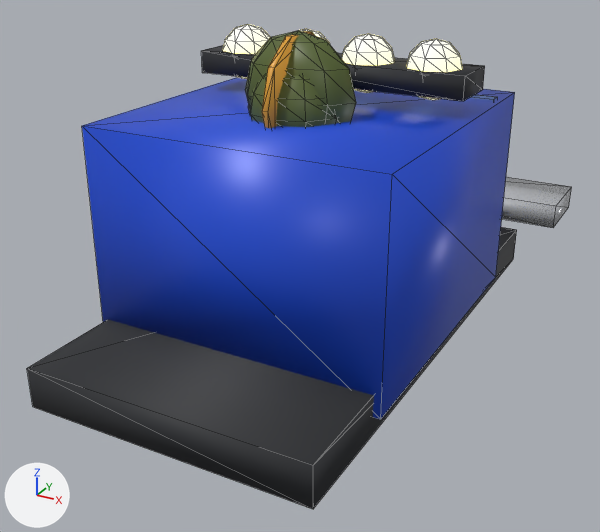
The glTF model assets-src/cars/monster/monster_raw.glb: old version first, new version second.
Rendered twice from a 50 mm lens placed at (1.31, -2.49, 1.74), pointed at (-0.05, -0.03, 0.51). The axes (+X, +Y, +Z) are drawn at lower left. The lights are the same throughout. The picture after the commit comes second. Mesh edges are drawn as thin lines.

Objects in the first picture: 'Monster'.
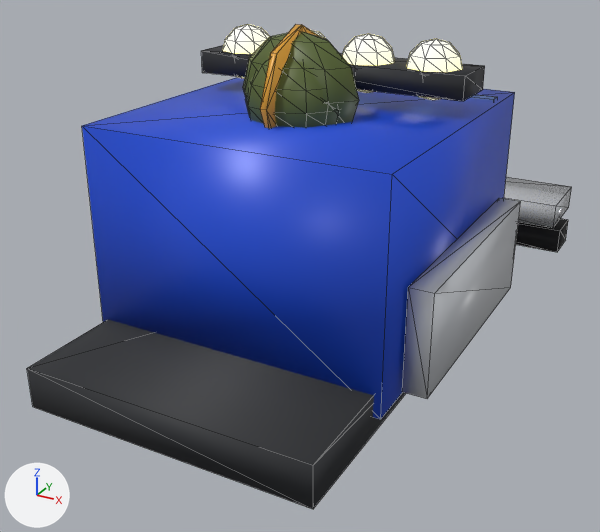
Diff of the bpy script that builds the scene:
```diff
--- a/assets-src/cars/monster/monster_raw.glb.py
+++ b/assets-src/cars/monster/monster_raw.glb.py
@@ me_monster @@
-me_monster.from_pydata(...)  # 430 vertices, 796 faces; spans x -0.65..0.65, y -0.95..1.27, z 0.28..1.37
+me_monster.from_pydata(...)  # 466 vertices, 848 faces; spans x -0.68..0.68, y -0.95..1.27, z 0.28..1.38
+# me_monster part 1: a new loose piece, a box spanning x 0.54..0.62, y -0.45..0.45, z 0.375..0.725, in mat_trim (light grey #c9ccd1)
+# me_monster part 2: a new loose piece, a box spanning x -0.68..0.68, y 1.0..1.16, z 0.33..0.43, in mat_rubber (black #0a0b0e)
+# me_monster part 3: a new loose piece, a UV sphere (10 segments, 8 rings, poles along z) spanning x -0.17..0.17, y -0.3..0.06, z 0.96..1.32, in mat_pilot (dark green #55642c)
+# me_monster part 4: a new loose piece, an 8-sided cylinder along x spanning x -0.011..0.011, y -0.345..0.105, z 0.933..1.383, in mat_trim_001 (orange #e0a030)
+# me_monster part 5
+# 147 vertices are removed from x -0.21..0.21, y -0.34..0.1, z 0.78..1.35
+# 284 faces are deleted
+# 36 vertices in x -0.07..0.07, y -0.05..0.01, z 1.13..1.19 move by (0.0, 0.0, -0.01)
+# 8 vertices in x -0.07..0.07, y -0.01, z 1.13..1.19 move by (0.0, 0.01, -0.01)
+# 6 vertices in x -0.07..0.07, y -0.05..-0.03, z 1.14..1.16 move by (0.0, -0.01, -0.01)
+# 4 vertices in x -0.07..0.07, y -0.03, z 1.17 move by (0.0, -0.01, 0.0)
+# 10 vertices move from x -0.07..0.07, y -0.05..0.01, z 1.13..1.17 to x -0.07..0.07, y -0.05..0.01, z 1.11..1.17
+# 39 vertices are added at x -0.22..0.22, y -0.25..0.01, z 0.97..1.34
+# 80 new faces join them, mat_pilot (dark green #55642c)
+# other edits to the shape of me_monster do not show in these pictures
 me_monster.materials.append(mat_matte)
@@ me_monster @@
 me_monster.materials.append(mat_trim_001)
-me_monster.materials.append(mat_matte_001)  # dark green #3d4a22
-me_monster.materials.append(mat_matte_002)  # black #111111
+me_monster.materials.append(mat_trim)  # light grey #c9ccd1
+me_monster.materials.append(mat_rubber)  # black #0a0b0e
+me_monster.materials.append(mat_glass_001)  # dark blue #1a2838
+me_monster.materials.append(mat_rubber_001)  # black #0a0a0a
```

Location of each change, [x1, y1, x2, y2] in pixels of the pictures (600 x 532 px):
part 1 of me_monster, added
    after: [402, 198, 521, 399]
part 2 of me_monster, added
    after: [516, 218, 568, 252]
part 3 of me_monster, added
    after: [245, 59, 339, 128]
part 4 of me_monster, added
    after: [260, 24, 320, 128]
part 5 of me_monster, built on
    before: [245, 30, 356, 128]
    after: [243, 32, 359, 124]
